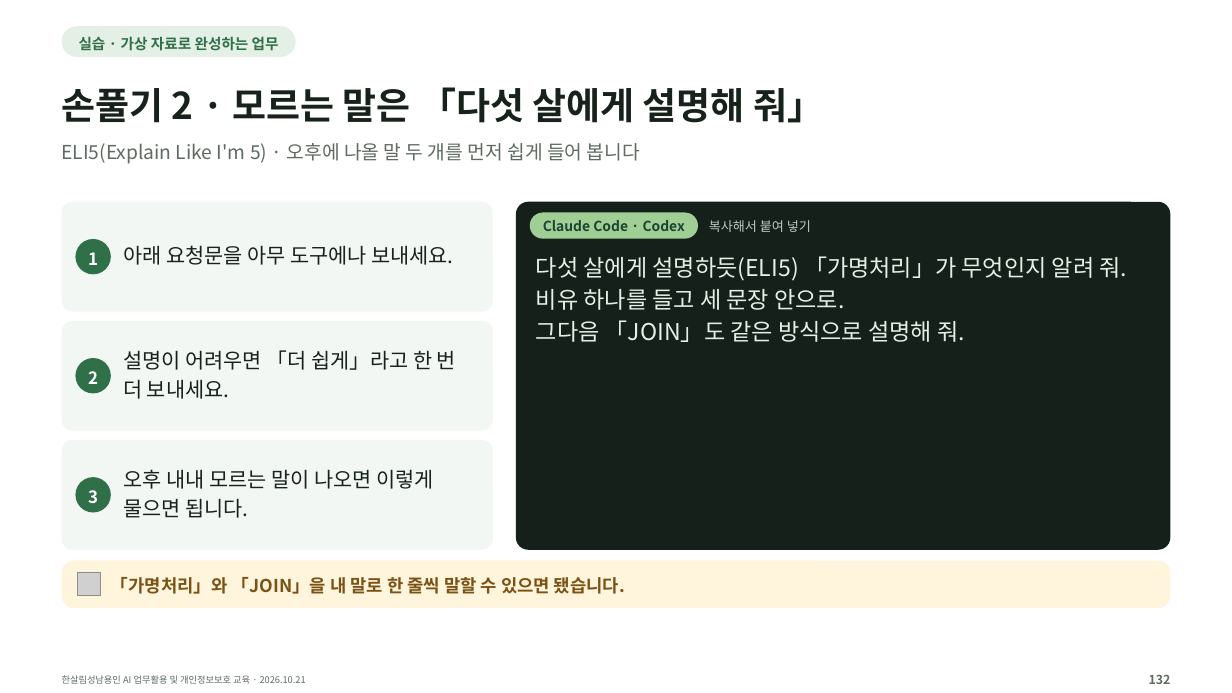
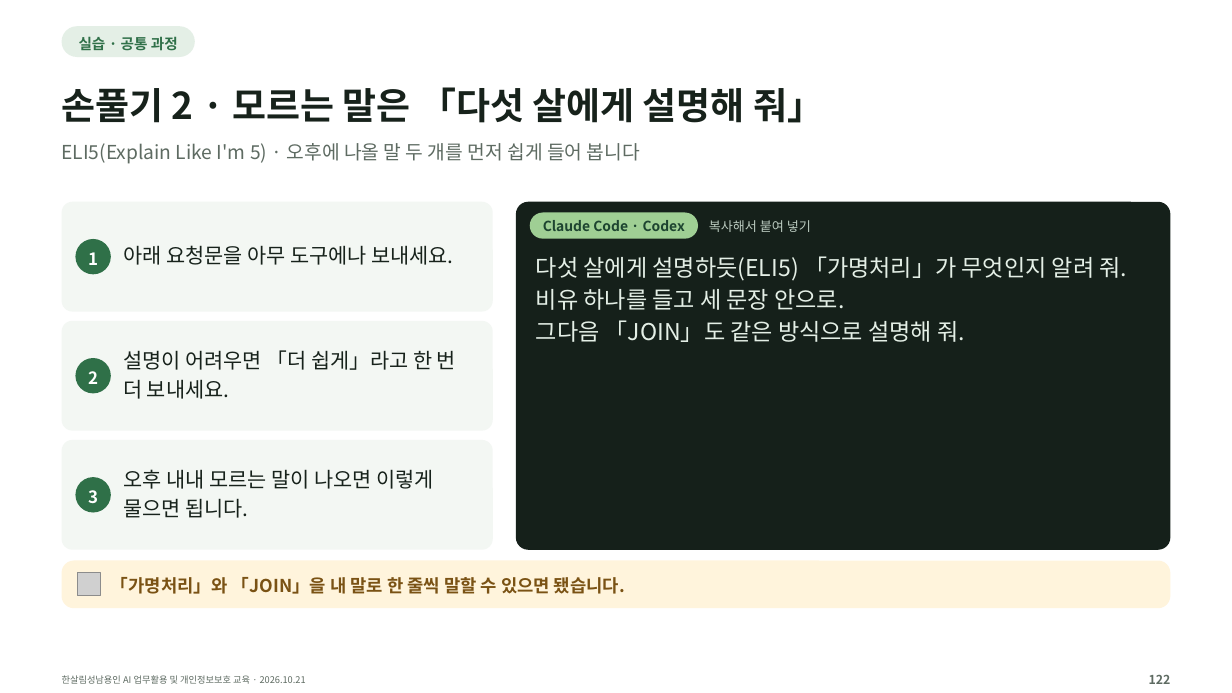
Before and after one commit to kscold/kscold-blog-version-2, a slide deck: slide 122 of apps/web/public/hansalim/files/한살림_AI교육_강의자료.pptx (slide 125 before the commit). Drawn at 1232x693 pixels with LibreOffice and Linux fonts; fonts in the diff are those of the drawing; grey boxes stand for pictures. Boxes give left, top, right and bottom in pixels: in the first picture for what was removed or moved away, otherwise in the second. Text is boxed around its words. In the diff, an @@ line names an element or a change of style, - is before the commit and + after.

Commit message:
fix(frontend): 한살림 자료를 최신 164장 자료 묶음으로 갱신함
- 강의 저장소 39f17db의 release e434be337f57ec3f(164장)로 실습 ZIP·PDF·PPT를 바꿈. 글꼴 ZIP은 그대로임
- 새 실습 ZIP에 든 실습길잡이.pdf를 폴더 그림에 넣고, 준비가 끝나면 이 문서부터 열도록 안내함(ZIP의 먼저읽기.txt와 같은 안내)
- 새 PDF는 출처 링크를 빼고 영상 링크 20개만 남겼음. 영상이 있는 5장 모두 링크가 있어 웹 슬라이드에서 그대로 눌림

```diff
--- a/apps/web/public/hansalim/files/한살림_AI교육_강의자료.pptx
+++ b/apps/web/public/hansalim/files/한살림_AI교육_강의자료.pptx
@@ rounded rectangle: place and size @@
-rounded rectangle at (62,26,296,56)
+rounded rectangle at (62,26,195,56)
@@ text at (79,36,178,51): text changed @@
-실습 · 가상 자료로 완성하는 업무
+실습 · 공통 과정
```
Also in this commit, not shown: 150 other slides changed, 8 slides added, 9 slides removed, 5 other files.
